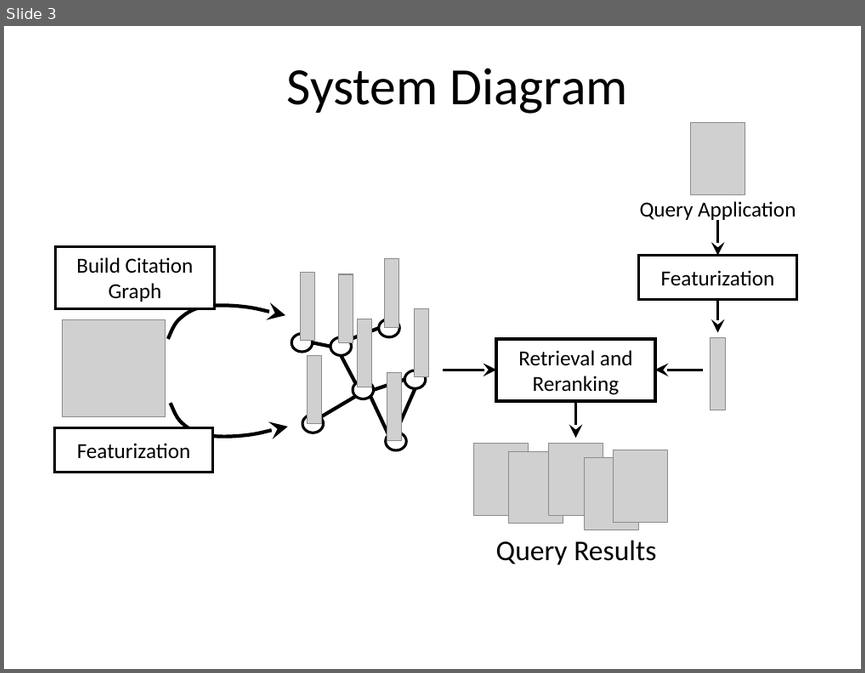
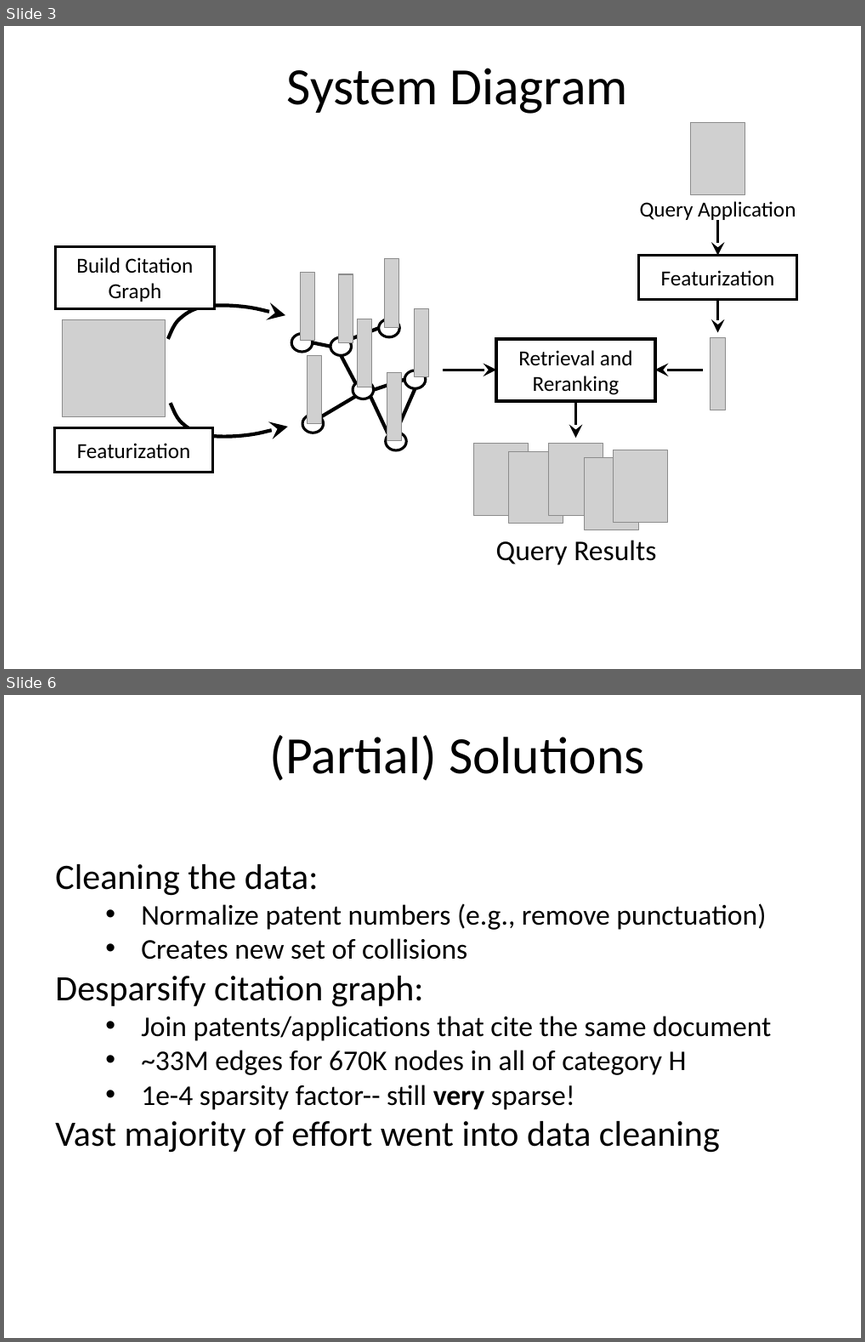
Before and after one commit to alexgittens/XDataUSPTOHackathon, a slide deck: XDATA_Sep2016_klevin_slides.pptx. Shown one above the other, each under a label of ours: slide 3 before the commit, slides 3 and 6 after it; the slides between them are not shown. The pictures are 865x673 and 865x1342 pixels, drawn with LibreOffice and Linux fonts; fonts in the diff are those of the drawing; grey boxes stand for pictures; background and template pictures are left out. Boxes give left, top, right and bottom in pixels: in the first picture for what was removed or moved away, otherwise in the second. Text is boxed around its words. In the diff, an @@ line names an element or a change of style, - is before the commit and + after.

```diff
--- a/XDATA_Sep2016_klevin_slides.pptx
+++ b/XDATA_Sep2016_klevin_slides.pptx
@@ slide 6 added at [4, 695, 861, 1338], background #FFFFFF @@
@@ title added at [270, 735, 644, 781], 44 pt, text #000000 @@
+(Partial) Solutions
@@ text added at [55, 864, 771, 1152], 24 pt, text #000000 @@
+Cleaning the data:
+• Normalize patent numbers (e.g., remove punctuation)
+• Creates new set of collisions
+Desparsify citation graph:
+• Join patents/applications that cite the same document
+• ~33M edges for 670K nodes in all of category H
+• 1e-4 sparsity factor-- still very sparse!
+Vast majority of effort went into data cleaning
```
Also in this commit, not shown: 1 slide changed, 2 other slides added.
